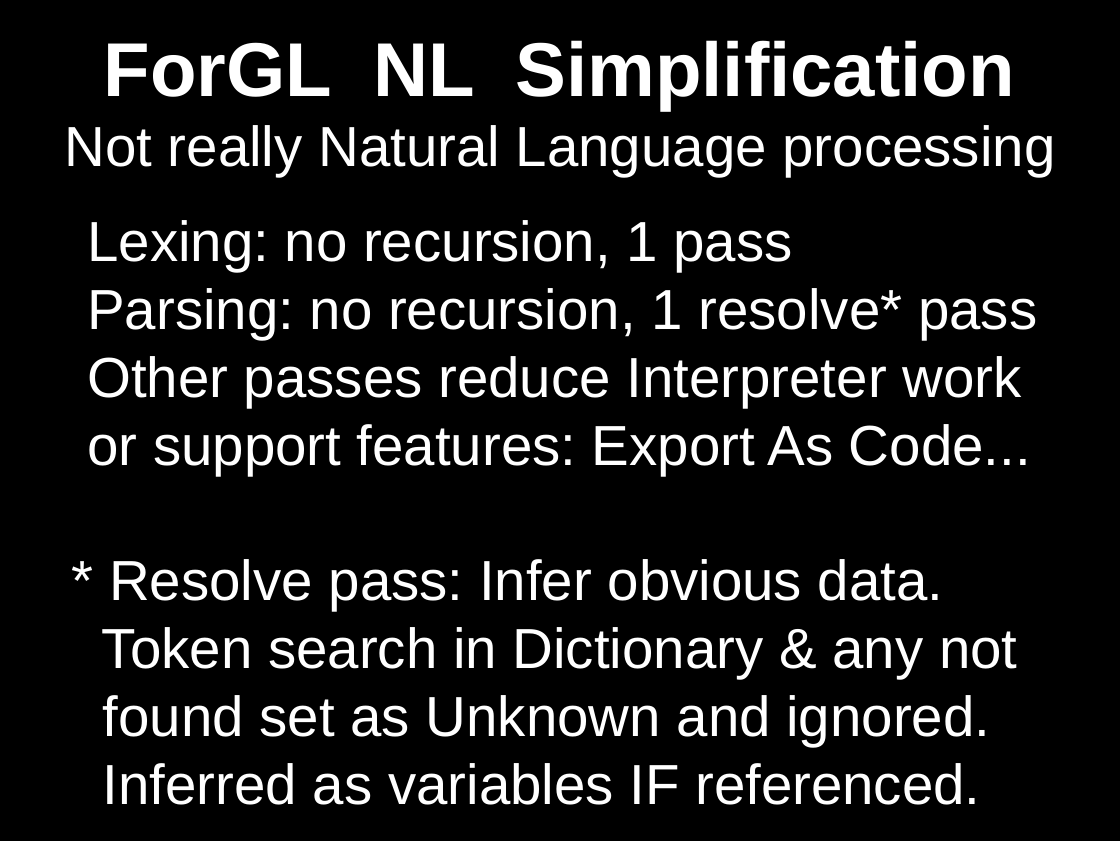
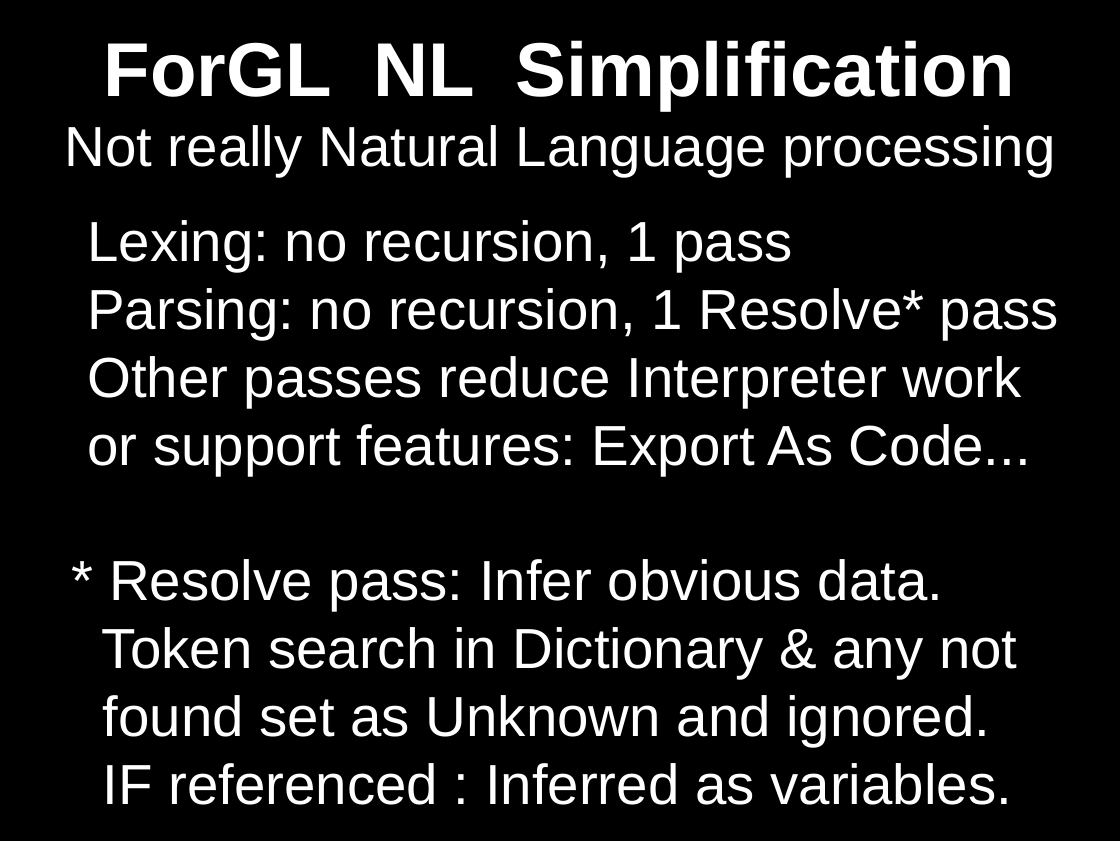
Before and after one commit to RMax2015/forGL, a slide deck: slide 8 of Docs/Presentations/src/forGL_at_Haxe_US_2019.odp (slide 5 before the commit). Drawn at 1120x841 pixels with LibreOffice and Linux fonts; fonts in the diff are those of the drawing. Boxes give left, top, right and bottom in pixels: in the first picture for what was removed or moved away, otherwise in the second. Text is boxed around its words. In the diff, an @@ line names an element or a change of style, - is before the commit and + after.

```diff
--- a/Docs/Presentations/src/forGL_at_Haxe_US_2019.odp
+++ b/Docs/Presentations/src/forGL_at_Haxe_US_2019.odp
@@ subtitle at (87, 288, 1059, 340): text changed @@
-Parsing: no recursion, 1 resolve* pass
+Parsing: no recursion, 1 Resolve* pass
@@ subtitle at (103, 763, 1011, 805): text changed @@
-Inferred as variables IF referenced.
+IF referenced : Inferred as variables.
```
Also in this commit, not shown: 7 other slides changed, 6 slides added.
